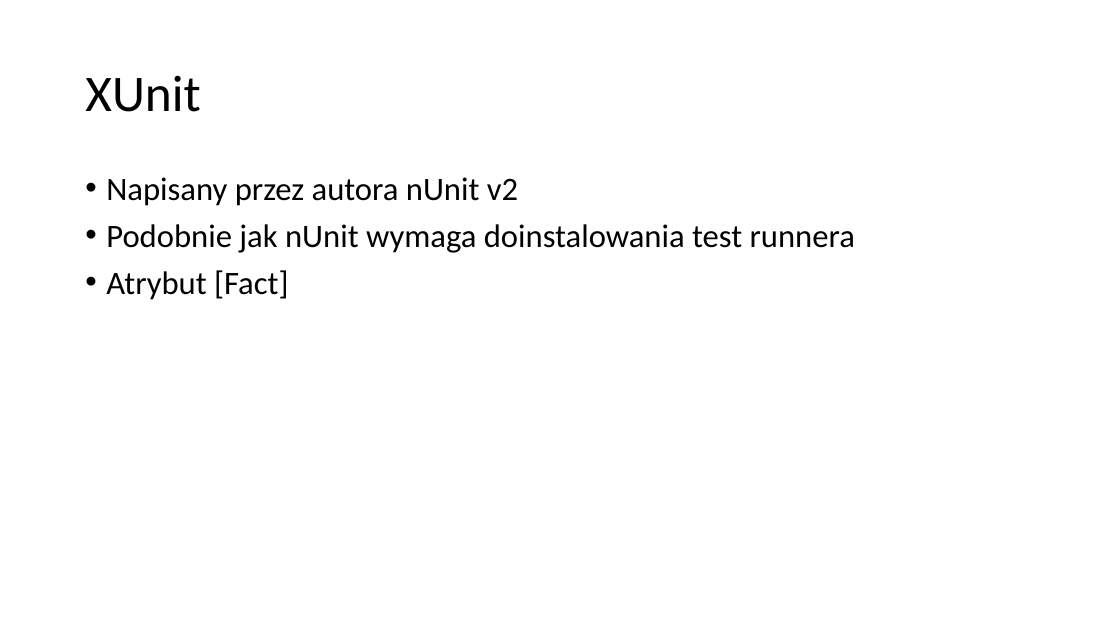
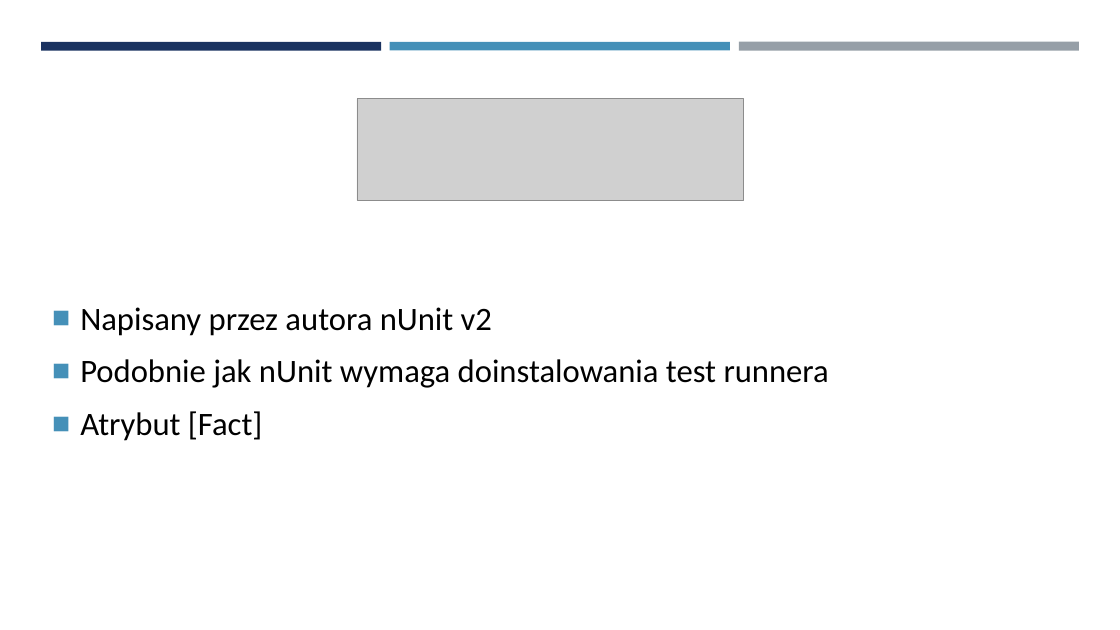
Before and after one commit to saamed/unit-test-workshops, a slide deck: slide 8 of docs/Testy jednostkowe.pptx. Drawn at 1120x630 pixels with LibreOffice and Linux fonts; fonts in the diff are those of the drawing; grey boxes stand for pictures. Boxes give left, top, right and bottom in pixels: in the first picture for what was removed or moved away, otherwise in the second. Text is boxed around its words. In the diff, an @@ line names an element or a change of style, - is before the commit and + after.

```diff
--- a/docs/Testy jednostkowe.pptx
+++ b/docs/Testy jednostkowe.pptx
@@ rectangle added at box(41, 42, 381, 50), fill #1A3260 @@
@@ rectangle added at box(390, 42, 730, 50), fill #4590B8 @@
@@ rectangle added at box(739, 42, 1079, 51), fill #969FA7 @@
@@ title removed at box(85, 75, 200, 112) @@
-XUnit
@@ picture added at box(357, 99, 744, 201) @@
@@ text "Napisany przez autora nUnit v2": place and size @@
-text "Napisany przez autora nUnit v2" at box(106, 177, 855, 300)
+text "Napisany przez autora nUnit v2" at box(80, 307, 829, 441)
@@ text "Napisany przez autora nUnit v2" at box(80, 307, 829, 441): bullet • to ■; line spacing 0.9 to 1; more space between paragraphs; vertical alignment top to middle @@
```
Also in this commit, not shown: 9 other slides changed, 5 slides added, 3 slides removed.
